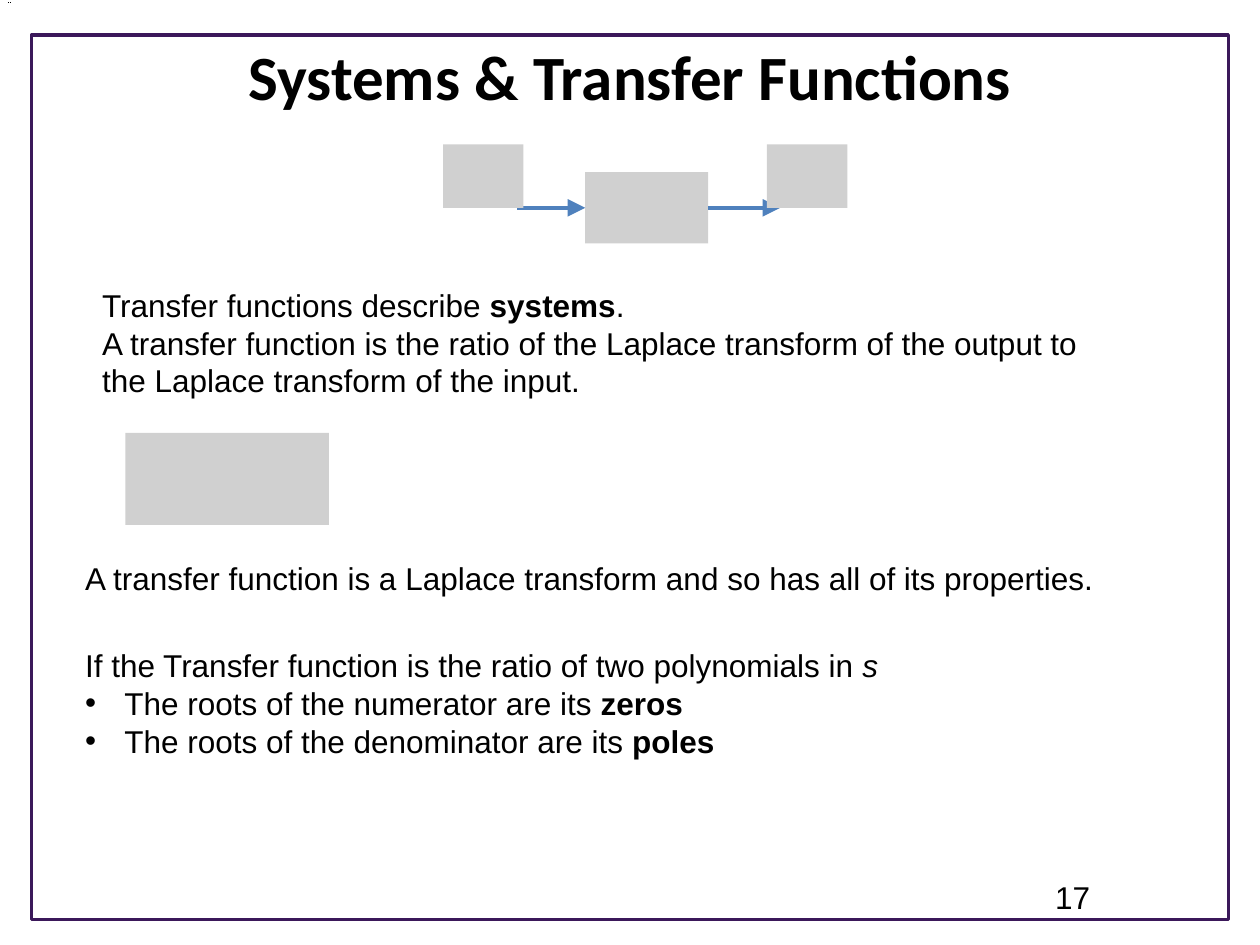
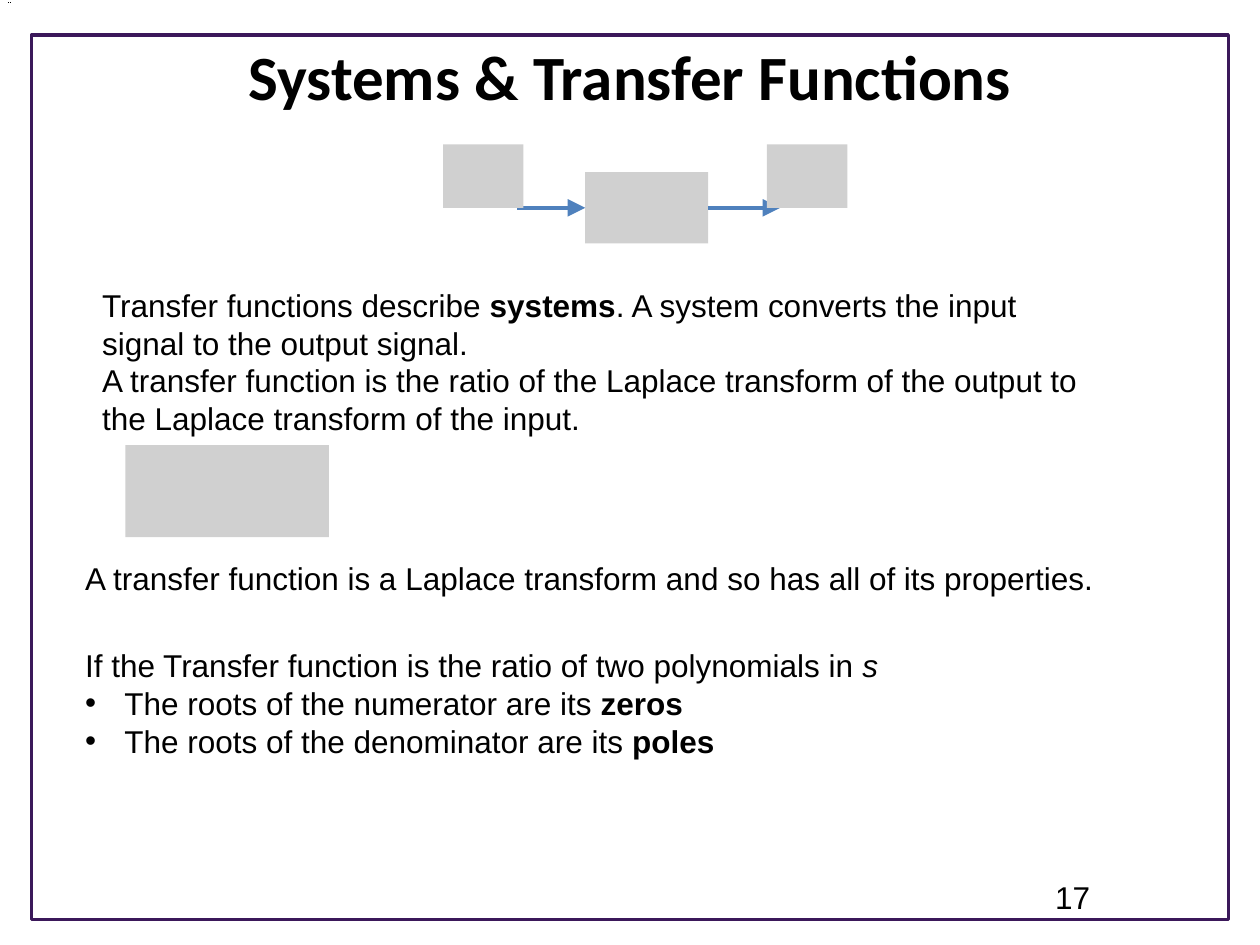
Before and after one commit to joseph-hellerstein/advanced-controls-lectures, a slide deck: slide 17 of short_class_lectures/Lecture_4-LTI_Systems/linear_time_invariant_systems.pptx. Drawn at 1260x945 pixels with LibreOffice and Linux fonts; fonts in the diff are those of the drawing; grey boxes stand for pictures; background and template pictures are left out. Boxes give left, top, right and bottom in pixels: in the first picture for what was removed or moved away, otherwise in the second. Text is boxed around its words. In the diff, an @@ line names an element or a change of style, - is before the commit and + after.

```diff
--- a/short_class_lectures/Lecture_4-LTI_Systems/linear_time_invariant_systems.pptx
+++ b/short_class_lectures/Lecture_4-LTI_Systems/linear_time_invariant_systems.pptx
@@ text at box(102, 294, 1016, 361): text changed @@
-Transfer functions describe systems.
+Transfer functions describe systems. A system converts the input signal to the output signal.
@@ picture: place and size @@
-picture at box(126, 432, 330, 524)
+picture at box(126, 445, 330, 537)
```
Also in this commit, not shown: 10 other slides changed, 3 slides added, 12 slides removed, 1 other file.
